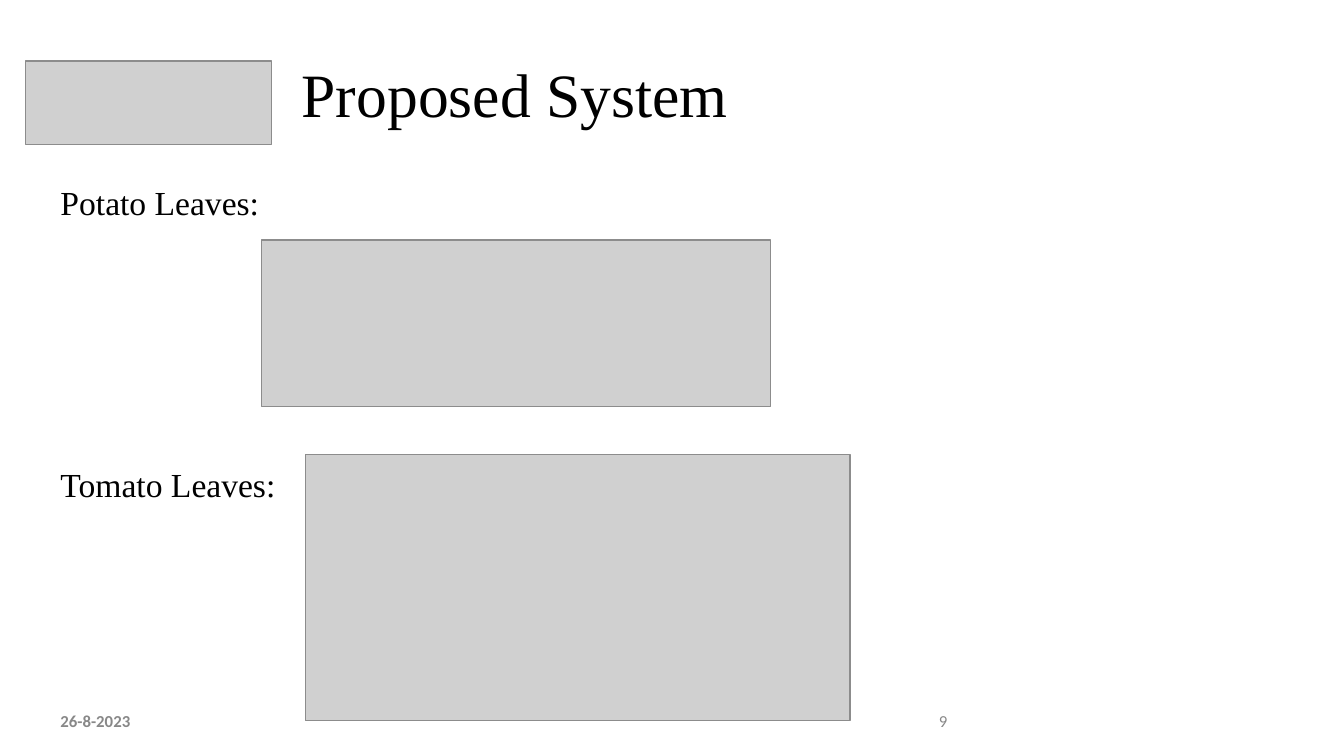
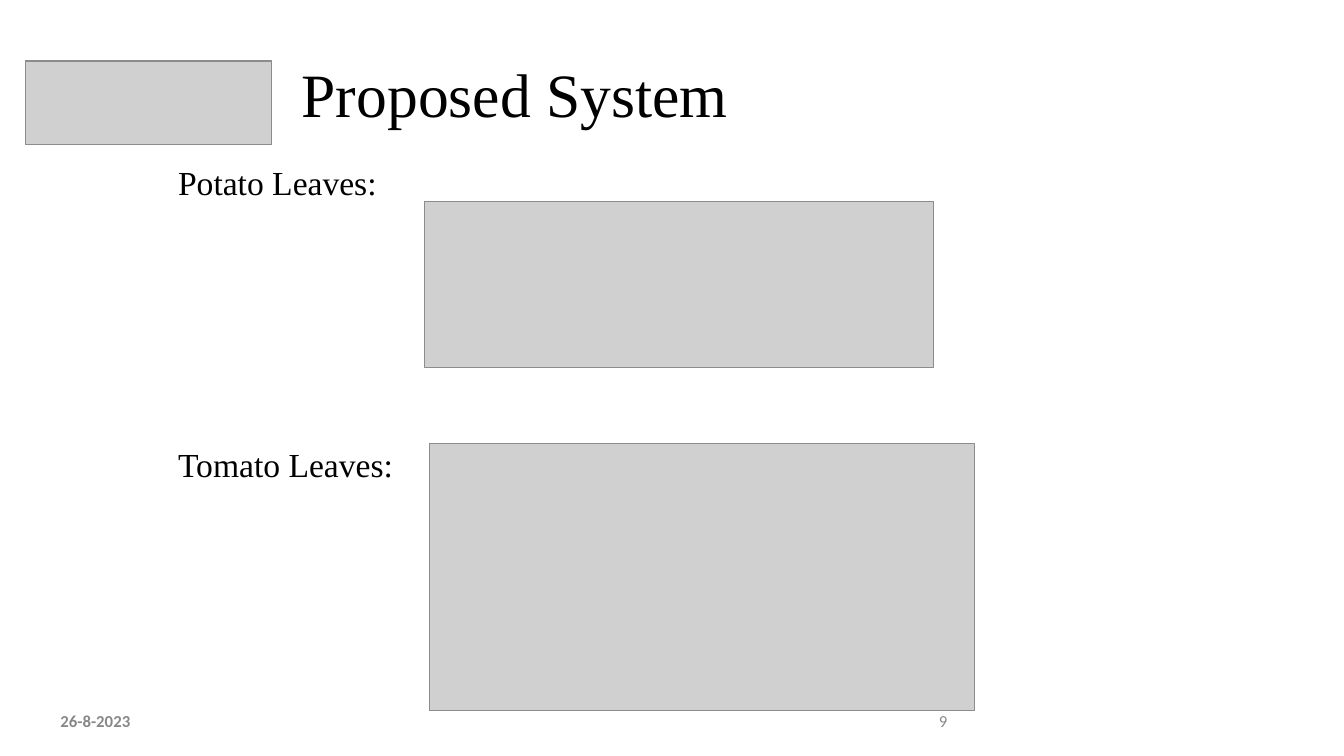
Before and after one commit to akshkalyani/Minor-Project, a slide deck: slide 9 of 1st review/First Review Minor Project.pptx. Drawn at 1344x756 pixels with LibreOffice and Linux fonts; fonts in the diff are those of the drawing; grey boxes stand for pictures. Boxes give left, top, right and bottom in pixels: in the first picture for what was removed or moved away, otherwise in the second. Text is boxed around its words. In the diff, an @@ line names an element or a change of style, - is before the commit and + after.

```diff
--- a/1st review/First Review Minor Project.pptx
+++ b/1st review/First Review Minor Project.pptx
@@ text "Potato Leaves:": place and size @@
-text "Potato Leaves:" at (60,193,275,498)
+text "Potato Leaves:" at (178,173,393,478)
@@ picture: place and size @@
-picture at (262,240,771,406)
+picture at (424,202,934,368)
@@ picture: place and size @@
-picture at (306,455,851,722)
+picture at (430,444,975,711)
```
Also in this commit, not shown: 12 other slides changed, 1 slide removed.
